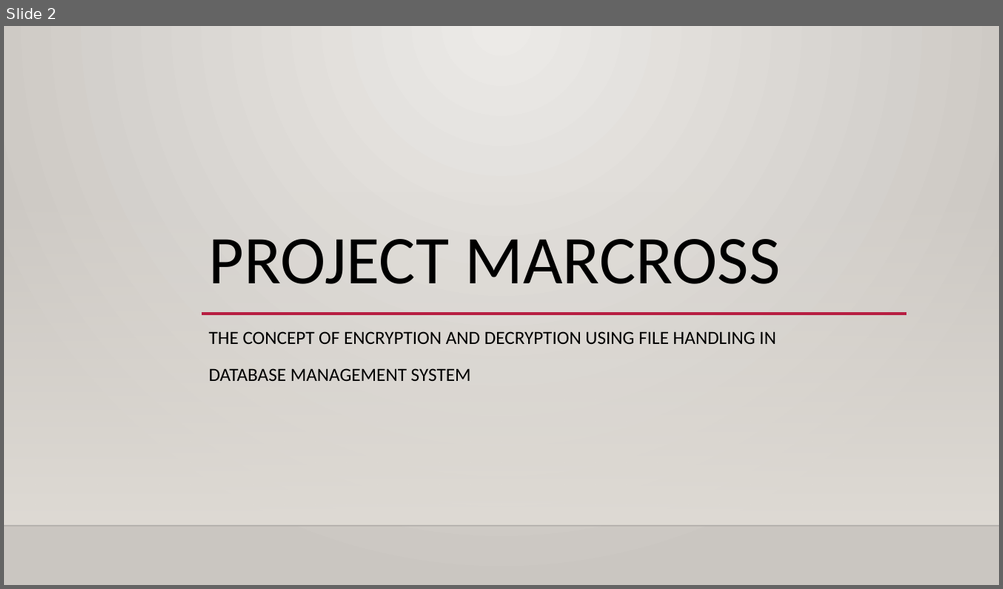
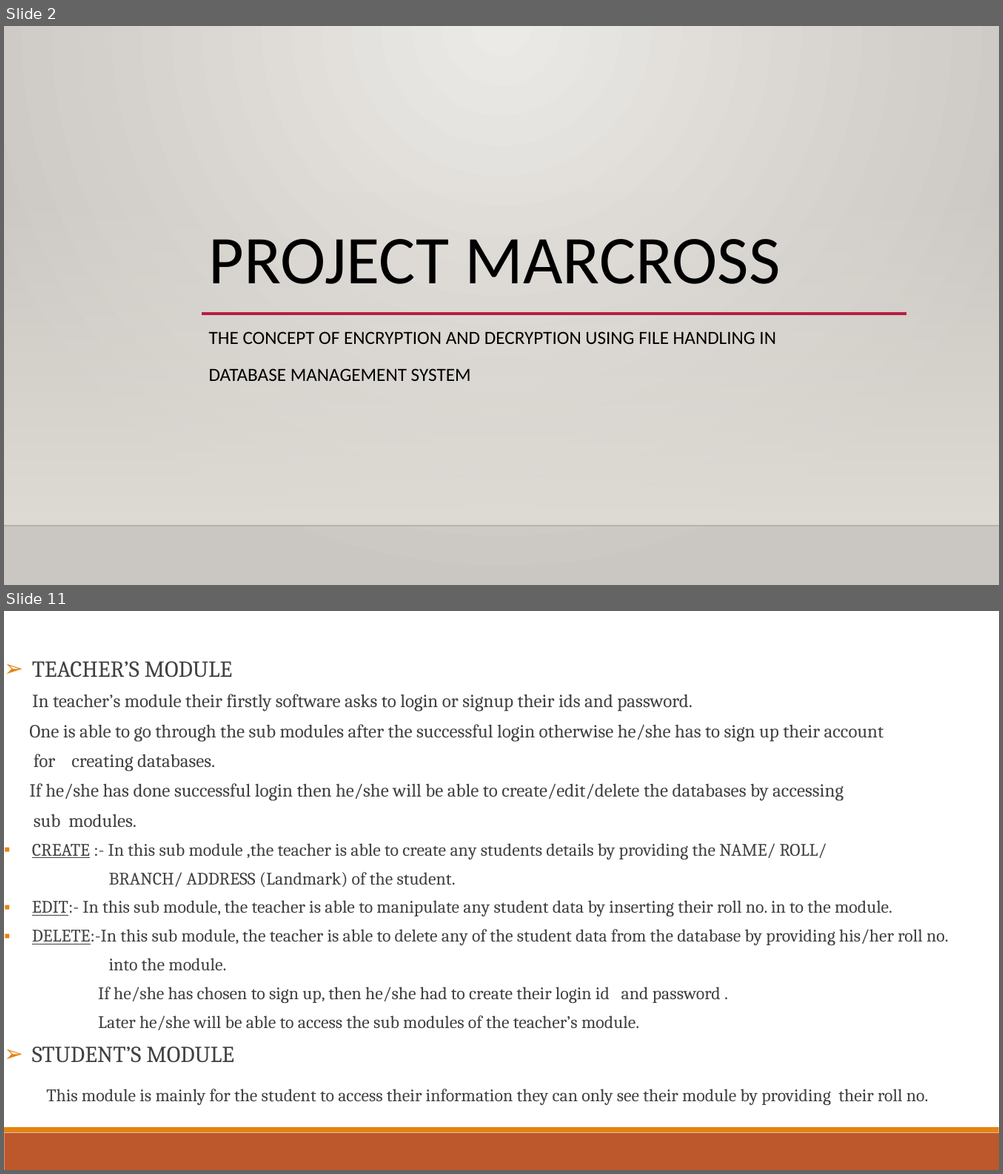
Before and after one commit to ASHISH-GITHUB2495/PROJECT-MARCROSS, a slide deck: WELCOME.pptx. Shown one above the other, each under a label of ours: slide 2 before the commit, slides 2 and 11 after it; the slides between them are not shown. The pictures are 1003x589 and 1003x1174 pixels, drawn with LibreOffice and Linux fonts; fonts in the diff are those of the drawing; background and template pictures are left out. Boxes give left, top, right and bottom in pixels: in the first picture for what was removed or moved away, otherwise in the second. Text is boxed around its words. In the diff, an @@ line names an element or a change of style, - is before the commit and + after.

```diff
--- a/WELCOME.pptx
+++ b/WELCOME.pptx
@@ slide 11 added at [4, 611, 999, 1170], background #FFFFFF @@
@@ text added at [29, 661, 948, 1105], 17 pt, text #404040 @@
+➢ TEACHER’S MODULE
+  In teacher’s module their firstly software asks to login or signup their ids and password.
+  One is able to go through the sub modules after the successful login otherwise he/she has to sign up their account
+  for creating databases.
+  If he/she has done successful login then he/she will be able to create/edit/delete the databases by accessing
+  sub modules.
+▪ CREATE :- In this sub module ,the teacher is able to create any students details by providing the NAME/ ROLL/
+BRANCH/ ADDRESS (Landmark) of the student.
+▪ EDIT:- In this sub module, the teacher is able to manipulate any student data by inserting their roll no. in to the module.
+▪ DELETE:-In this sub module, the teacher is able to delete any of the student data from the database by providing his/her roll no.
+into the module.
+  If he/she has chosen to sign up, then he/she had to create their login id and password .
+  Later he/she will be able to access the sub modules of the teacher’s module.
+➢ STUDENT’S MODULE
+  This module is mainly for the student to access their information they can only see their module by providing their roll no.
@@ rectangle added at [4, 1133, 999, 1170], fill #BD582C @@
@@ rectangle added at [4, 1128, 999, 1133], fill #E48312 @@
```
Also in this commit, not shown: 7 slides changed, 3 other slides added, 2 slides removed, 26 other files.
